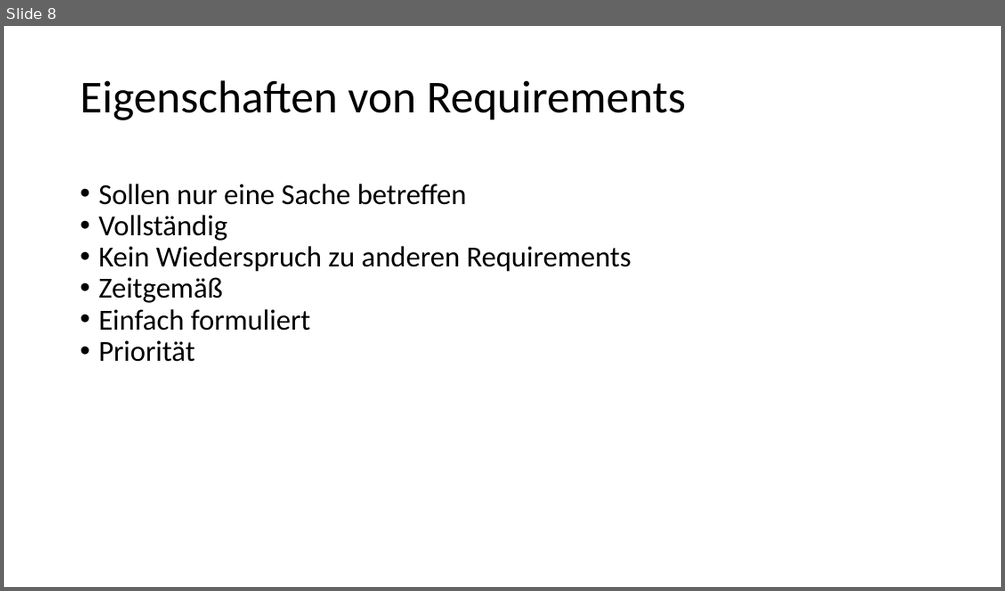
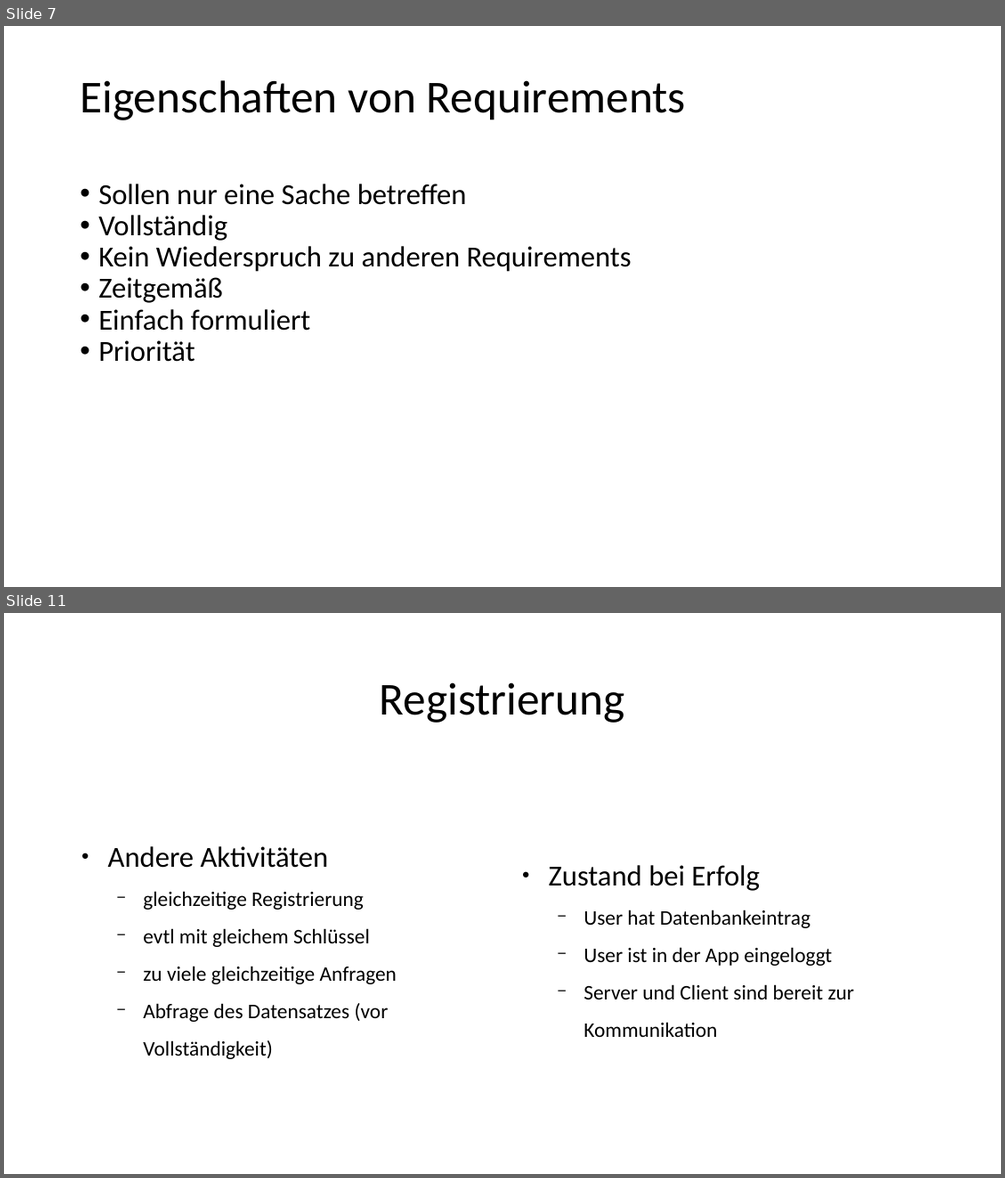
Before and after one commit to rkleee/seGruppeH, a slide deck: Präsi_Requirements-RebeccaTest.pptx. Shown one above the other, each under a label of ours: slide 8 before the commit, slides 7 and 11 after it; the slides between them are not shown. The pictures are 1005x591 and 1005x1178 pixels, drawn with LibreOffice and Linux fonts; fonts in the diff are those of the drawing. Boxes give left, top, right and bottom in pixels: in the first picture for what was removed or moved away, otherwise in the second. Text is boxed around its words. In the diff, an @@ line names an element or a change of style, - is before the commit and + after.

```diff
--- a/Präsi_Requirements-RebeccaTest.pptx
+++ b/Präsi_Requirements-RebeccaTest.pptx
@@ slide 11 added at [4,613,1001,1174], background #FFFFFF @@
@@ text added at [380,682,625,722], 44 pt, text #000000 @@
+Registrierung
@@ text added at [108,846,396,1059], 20 pt, text #000000 @@
+● Andere Aktivitäten
+  − gleichzeitige Registrierung
+  − evtl mit gleichem Schlüssel
+  − zu viele gleichzeitige Anfragen
+  − Abfrage des Datensatzes (vor Vollständigkeit)
@@ text added at [549,865,855,1037], 20 pt, text #000000 @@
+● Zustand bei Erfolg
+  − User hat Datenbankeintrag
+  − User ist in der App eingeloggt
+  − Server und Client sind bereit zur Kommunikation
@@ what was slide 8 is now slide 7 @@
```
Also in this commit, not shown: 3 other slides added, 2 slides removed, 4 other files.
